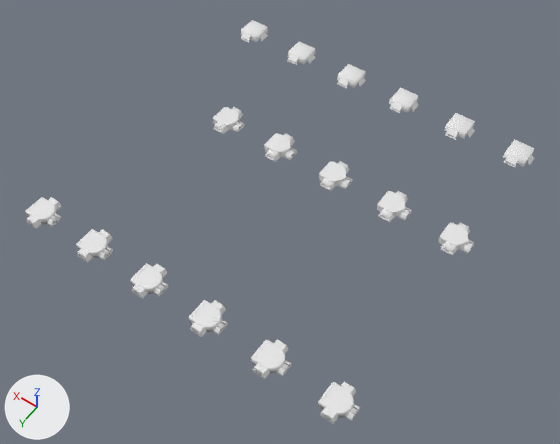
Renders of the Blender file Resources/models.blend from each side of a commit.
Both versions are drawn from a camera (50 mm lens) standing at (-14.05, 6.88, 17.41) and looking at (-5.88, -4.56, -0.56). The axes (+X, +Y, +Z) are drawn at lower left. The lights are the same throughout. The older version comes first. Objects named as collision shapes, trigger or cutter boxes, shadow casters or lower levels of detail are left out.

Script lines for the objects in view, before the commit:
```python
ob_logicgate_and_main_lod3_001 = bpy.data.objects.new('LogicGate_And_Main_LOD3.001', me_cube_033)
ob_logicgate_and_main_lod3_001.location = (-4.5, -6.5, 0.0)
ob_logicgate_and_main_lod3_002 = bpy.data.objects.new('LogicGate_And_Main_LOD3.002', me_cube_051)
ob_logicgate_and_main_lod3_002.location = (-6.5, -6.5, 0.0)
ob_logicgate_and_main_lod3_003 = bpy.data.objects.new('LogicGate_And_Main_LOD3.003', me_cube_057)
ob_logicgate_and_main_lod3_003.location = (-10.5, -6.5, 0.0)
ob_logicgate_and_main_lod3_004 = bpy.data.objects.new('LogicGate_And_Main_LOD3.004', me_cube_063)
ob_logicgate_and_main_lod3_004.location = (-2.5, -6.5, 0.0)
ob_logicgate_and_main_lod3_005 = bpy.data.objects.new('LogicGate_And_Main_LOD3.005', me_cube_069)
ob_logicgate_and_main_lod3_005.location = (-8.5, -6.5, 0.0)
ob_logicgate_compare_main_lod5 = bpy.data.objects.new('LogicGate_Compare_Main_LOD5', me_cube_049)
ob_logicgate_compare_main_lod5.location = (-0.5, -10.5, 0.0)
ob_logicgate_compare_main_lod5_001 = bpy.data.objects.new('LogicGate_Compare_Main_LOD5.001', me_cube_025)
ob_logicgate_compare_main_lod5_001.location = (-4.5, -10.5, 0.0)
ob_logicgate_compare_main_lod5_003 = bpy.data.objects.new('LogicGate_Compare_Main_LOD5.003', me_cube_055)
ob_logicgate_compare_main_lod5_003.location = (-10.5, -10.5, 0.0)
ob_logicgate_compare_main_lod5_004 = bpy.data.objects.new('LogicGate_Compare_Main_LOD5.004', me_cube_061)
ob_logicgate_compare_main_lod5_004.location = (-2.5, -10.5, 0.0)
# also in view: 'LogicGate_And_Main_LOD0.002' at (-6.56, -0.5, 0.13); 'LogicGate_And_Main_LOD0.003' at (-10.56, -0.5, 0.13); 'LogicGate_And_Main_LOD0.004' at (-2.56, -0.5, 0.13); 'LogicGate_And_Main_LOD0.001' at (-0.56, -0.5, 0.13); 'LogicGate_And_Main_LOD0' at (-4.56, -0.5, 0.13)
```
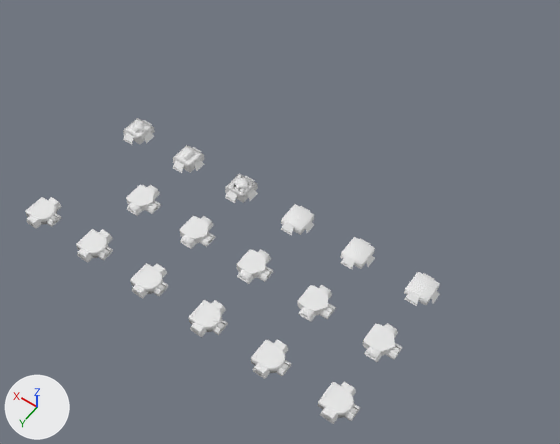
Commit message: Continue model work

Patch to the scene script:
```diff
--- a/Resources/models.blend.py
+++ b/Resources/models.blend.py
@@ ob_logicgate_compare_main_lod5_001 @@
-ob_logicgate_compare_main_lod5_001 = bpy.data.objects.new('LogicGate_Compare_Main_LOD5.001', me_cube_025)
@@ ob_logicgate_and_main_lod3_001 @@
 ob_logicgate_and_main_lod3_001 = bpy.data.objects.new('LogicGate_And_Main_LOD3.001', me_cube_033)
-ob_logicgate_and_main_lod3_001.location = (-4.5, -6.5, 0.0)
+ob_logicgate_and_main_lod3_001.location = (-4.5, -2.5, 0.0)
 _m = ob_logicgate_and_main_lod3_001.modifiers.new('Weighted Normal', 'WEIGHTED_NORMAL')
@@ ob_logicgate_compare_main_lod5_002 @@
 ob_logicgate_compare_main_lod5_002 = bpy.data.objects.new('LogicGate_Compare_Main_LOD5.002', me_cube_043)
-ob_logicgate_compare_main_lod5_002.location = (-6.5, -10.5, 0.0)
+ob_logicgate_compare_main_lod5_002.location = (-6.5, -4.5, 0.0)
 _m = ob_logicgate_compare_main_lod5_002.modifiers.new('Weighted Normal', 'WEIGHTED_NORMAL')
@@ ob_logicgate_and_main_lod3_002 @@
 ob_logicgate_and_main_lod3_002 = bpy.data.objects.new('LogicGate_And_Main_LOD3.002', me_cube_051)
-ob_logicgate_and_main_lod3_002.location = (-6.5, -6.5, 0.0)
+ob_logicgate_and_main_lod3_002.location = (-6.5, -2.5, 0.0)
 _m = ob_logicgate_and_main_lod3_002.modifiers.new('Weighted Normal', 'WEIGHTED_NORMAL')
@@ ob_logicgate_compare_main_lod5_003 @@
 ob_logicgate_compare_main_lod5_003 = bpy.data.objects.new('LogicGate_Compare_Main_LOD5.003', me_cube_055)
-ob_logicgate_compare_main_lod5_003.location = (-10.5, -10.5, 0.0)
+ob_logicgate_compare_main_lod5_003.location = (-10.5, -4.5, 0.0)
 _m = ob_logicgate_compare_main_lod5_003.modifiers.new('Weighted Normal', 'WEIGHTED_NORMAL')
@@ ob_logicgate_and_main_lod3_003 @@
 ob_logicgate_and_main_lod3_003 = bpy.data.objects.new('LogicGate_And_Main_LOD3.003', me_cube_057)
-ob_logicgate_and_main_lod3_003.location = (-10.5, -6.5, 0.0)
+ob_logicgate_and_main_lod3_003.location = (-10.5, -2.5, 0.0)
 _m = ob_logicgate_and_main_lod3_003.modifiers.new('Weighted Normal', 'WEIGHTED_NORMAL')
@@ ob_logicgate_compare_main_lod5_004 @@
-ob_logicgate_compare_main_lod5_004 = bpy.data.objects.new('LogicGate_Compare_Main_LOD5.004', me_cube_061)
@@ ob_logicgate_and_main_lod3_004 @@
 ob_logicgate_and_main_lod3_004 = bpy.data.objects.new('LogicGate_And_Main_LOD3.004', me_cube_063)
-ob_logicgate_and_main_lod3_004.location = (-2.5, -6.5, 0.0)
+ob_logicgate_and_main_lod3_004.location = (-2.5, -2.5, 0.0)
 _m = ob_logicgate_and_main_lod3_004.modifiers.new('Weighted Normal', 'WEIGHTED_NORMAL')
@@ ob_logicgate_compare_main_lod5_005 @@
 ob_logicgate_compare_main_lod5_005 = bpy.data.objects.new('LogicGate_Compare_Main_LOD5.005', me_cube_067)
-ob_logicgate_compare_main_lod5_005.location = (-8.5, -10.5, 0.0)
+ob_logicgate_compare_main_lod5_005.location = (-8.5, -4.5, 0.0)
 _m = ob_logicgate_compare_main_lod5_005.modifiers.new('Weighted Normal', 'WEIGHTED_NORMAL')
@@ ob_logicgate_and_main_lod3_005 @@
 ob_logicgate_and_main_lod3_005 = bpy.data.objects.new('LogicGate_And_Main_LOD3.005', me_cube_069)
-ob_logicgate_and_main_lod3_005.location = (-8.5, -6.5, 0.0)
+ob_logicgate_and_main_lod3_005.location = (-8.5, -2.5, 0.0)
 _m = ob_logicgate_and_main_lod3_005.modifiers.new('Weighted Normal', 'WEIGHTED_NORMAL')
@@ ob_logicgate_compare_main_lod5 @@
-ob_logicgate_compare_main_lod5 = bpy.data.objects.new('LogicGate_Compare_Main_LOD5', me_cube_049)
@@ ob_subtractor_lod5 @@
+ob_subtractor_lod5 = bpy.data.objects.new('Subtractor_LOD5', me_cube_061_1)  # 66 vertices, 41 faces, 1 loose edge; spans x -0.499..0.309, y -0.486..0.499, z -0.001..0.35; in mat_material_008 (its picture is missing); modifiers WEIGHTED_NORMAL
+ob_subtractor_lod5.location = (-2.5, -4.5, 0.0)
@@ ob_multiplier_001_lod5 @@
+ob_multiplier_001_lod5 = bpy.data.objects.new('Multiplier.001_LOD5', me_cube_025_1)  # 118 vertices, 93 faces, 1 loose edge; spans x -0.499..0.309, y -0.486..0.499, z -0.001..0.35; in mat_material_002 (its picture is missing); modifiers WEIGHTED_NORMAL
+ob_multiplier_001_lod5.location = (-4.5, -4.5, 0.0)
@@ ob_adder_lod5 @@
+ob_adder_lod5 = bpy.data.objects.new('Adder_LOD5', me_cube_049_1)  # 70 vertices, 45 faces, 1 loose edge; spans x -0.499..0.309, y -0.486..0.499, z -0.001..0.35; in mat_material (its picture is missing); modifiers WEIGHTED_NORMAL
+ob_adder_lod5.location = (-0.5, -4.5, 0.0)
```

Changed parts and their boxes [x1, y1, x2, y2] in the pictures (560 x 444 px):
'LogicGate_And_Main_LOD3.003', moved: before [438, 223, 475, 256]; after [362, 323, 402, 362]
'LogicGate_And_Main_LOD3.005', moved: before [377, 191, 412, 222]; after [297, 285, 336, 322]
'LogicGate_And_Main_LOD3.002', moved: before [319, 161, 353, 191]; after [237, 249, 273, 284]
'LogicGate_And_Main_LOD3.001', moved: before [264, 133, 297, 162]; after [179, 216, 215, 249]
'LogicGate_Compare_Main_LOD5.003', moved: before [503, 139, 535, 167]; after [404, 272, 440, 306]
'LogicGate_And_Main_LOD3.004', moved: before [213, 107, 245, 134]; after [126, 185, 161, 216]
'LogicGate_Compare_Main_LOD5.005', moved: before [444, 113, 475, 140]; after [340, 237, 375, 269]
'LogicGate_Compare_Main_LOD5.002', moved: before [389, 88, 419, 113]; after [281, 204, 314, 235]
'Multiplier.001_LOD5', added: after [225, 174, 258, 203]
'Subtractor_LOD5', added: after [173, 145, 205, 173]
'Adder_LOD5', added: after [123, 118, 155, 145]
'LogicGate_Compare_Main_LOD5.001', deleted: before [337, 64, 366, 88]
'LogicGate_Compare_Main_LOD5.004', deleted: before [287, 41, 316, 65]
'LogicGate_Compare_Main_LOD5', deleted: before [241, 20, 268, 42]
